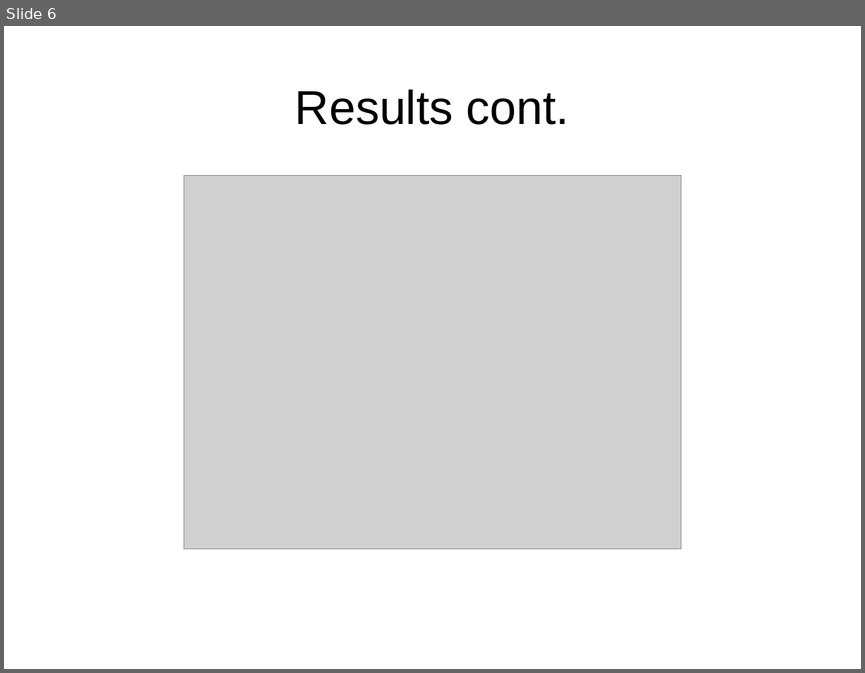
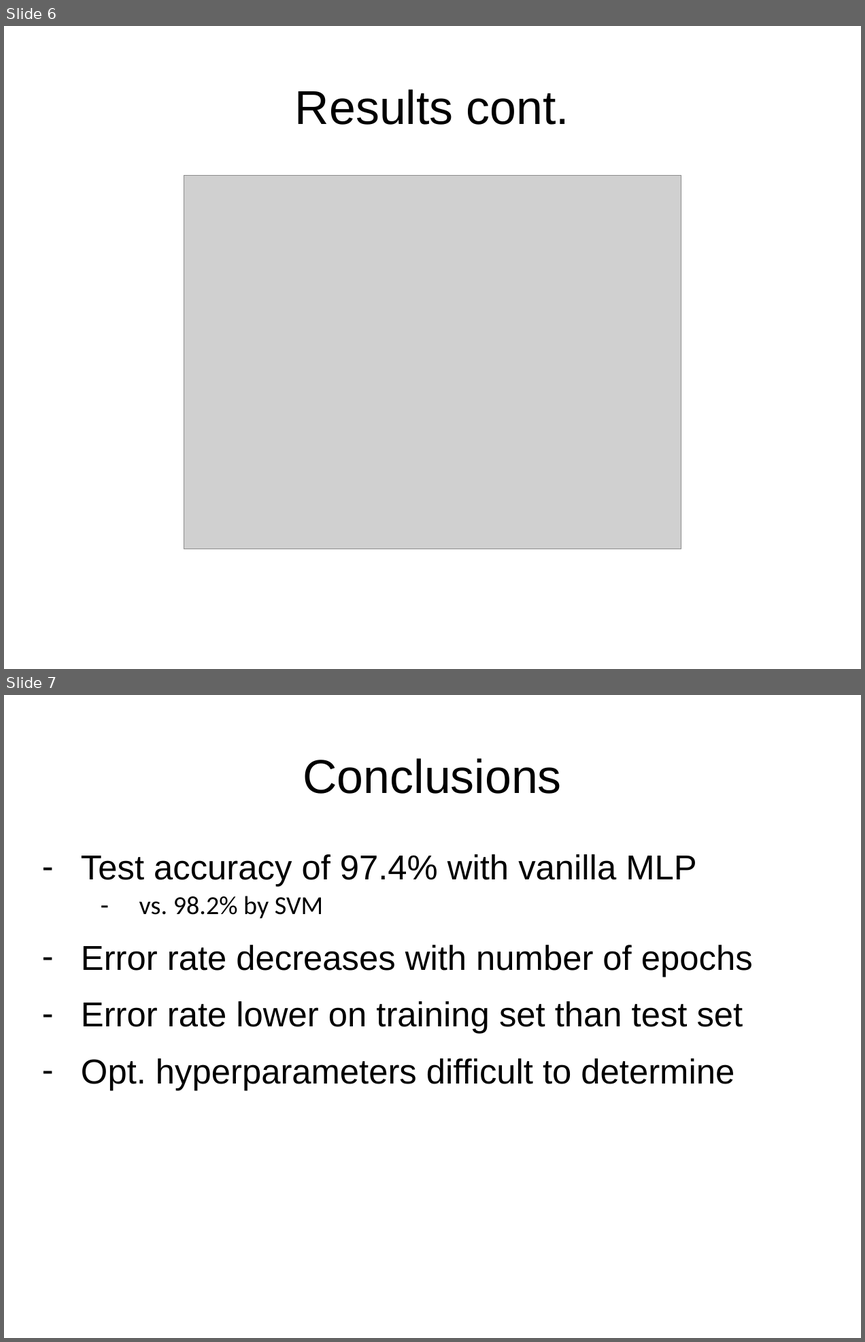
Before and after one commit to lukaszbinden/jmcs-pattern-recognition, a slide deck: Exercise_2b/presentation.pptx. Shown one above the other, each under a label of ours: slide 6 before the commit, slides 6 and 7 after it. The pictures are 865x673 and 865x1342 pixels, drawn with LibreOffice and Linux fonts; fonts in the diff are those of the drawing; grey boxes stand for pictures. Boxes give left, top, right and bottom in pixels: in the first picture for what was removed or moved away, otherwise in the second. Text is boxed around its words. In the diff, an @@ line names an element or a change of style, - is before the commit and + after.

```diff
--- a/Exercise_2b/presentation.pptx
+++ b/Exercise_2b/presentation.pptx
@@ slide 7 added at (x1=4, y1=695, x2=861, y2=1338), background #FFFFFF @@
@@ title added at (x1=303, y1=758, x2=562, y2=794), 44 pt, text #000000 @@
+Conclusions
@@ text added at (x1=81, y1=854, x2=753, y2=1090), 32 pt, text #000000 @@
+– Test accuracy of 97.4% with vanilla MLP
+  – vs. 98.2% by SVM
+– Error rate decreases with number of epochs
+– Error rate lower on training set than test set
+– Opt. hyperparameters difficult to determine
```
Also in this commit, not shown: 4 slides changed, 1 slide removed.
